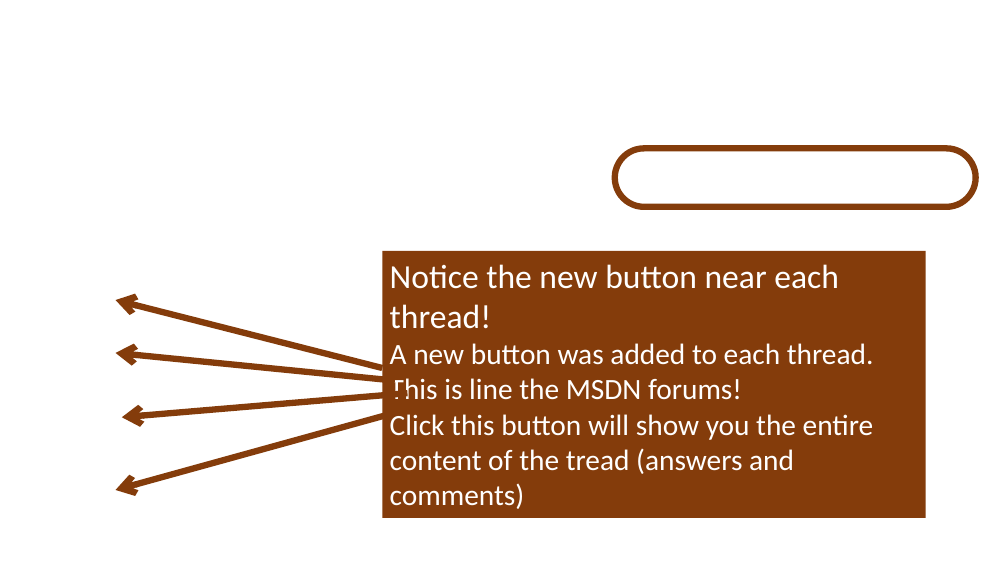
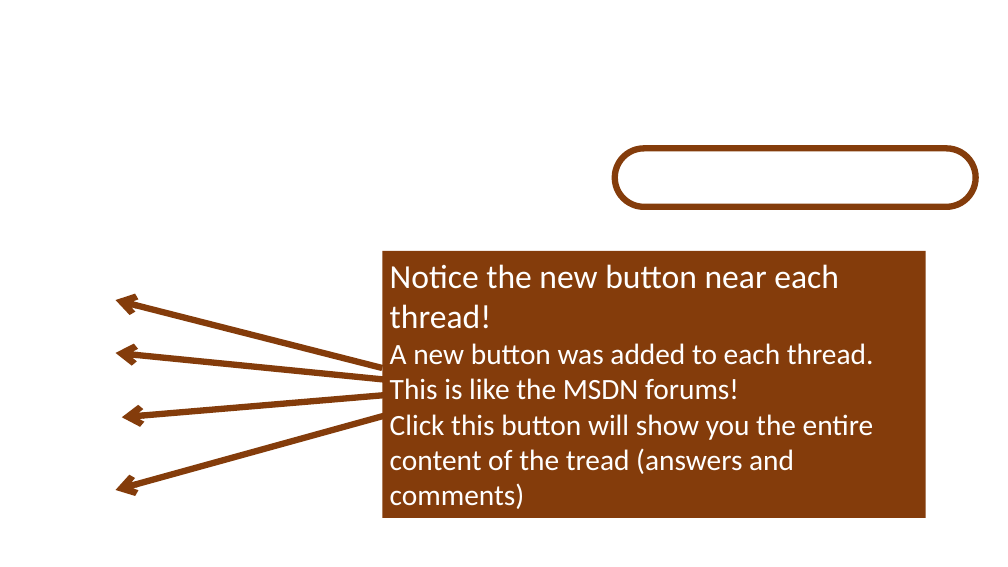
Before and after one commit to pituach/RonenArielyQaN, a slide deck: slide 13 of ShowHideContent/ShowHideContent.pptx. Drawn at 1008x567 pixels with LibreOffice and Linux fonts; fonts in the diff are those of the drawing; background and template pictures are left out. Boxes give left, top, right and bottom in pixels: in the first picture for what was removed or moved away, otherwise in the second. Text is boxed around its words. In the diff, an @@ line names an element or a change of style, - is before the commit and + after.

```diff
--- a/ShowHideContent/ShowHideContent.pptx
+++ b/ShowHideContent/ShowHideContent.pptx
@@ text in rectangle at [390, 343, 874, 400]: text changed @@
-A new button was added to each thread. This is line the MSDN forums!
+A new button was added to each thread. This is like the MSDN forums!
```
Also in this commit, not shown: 1 other slide changed.
